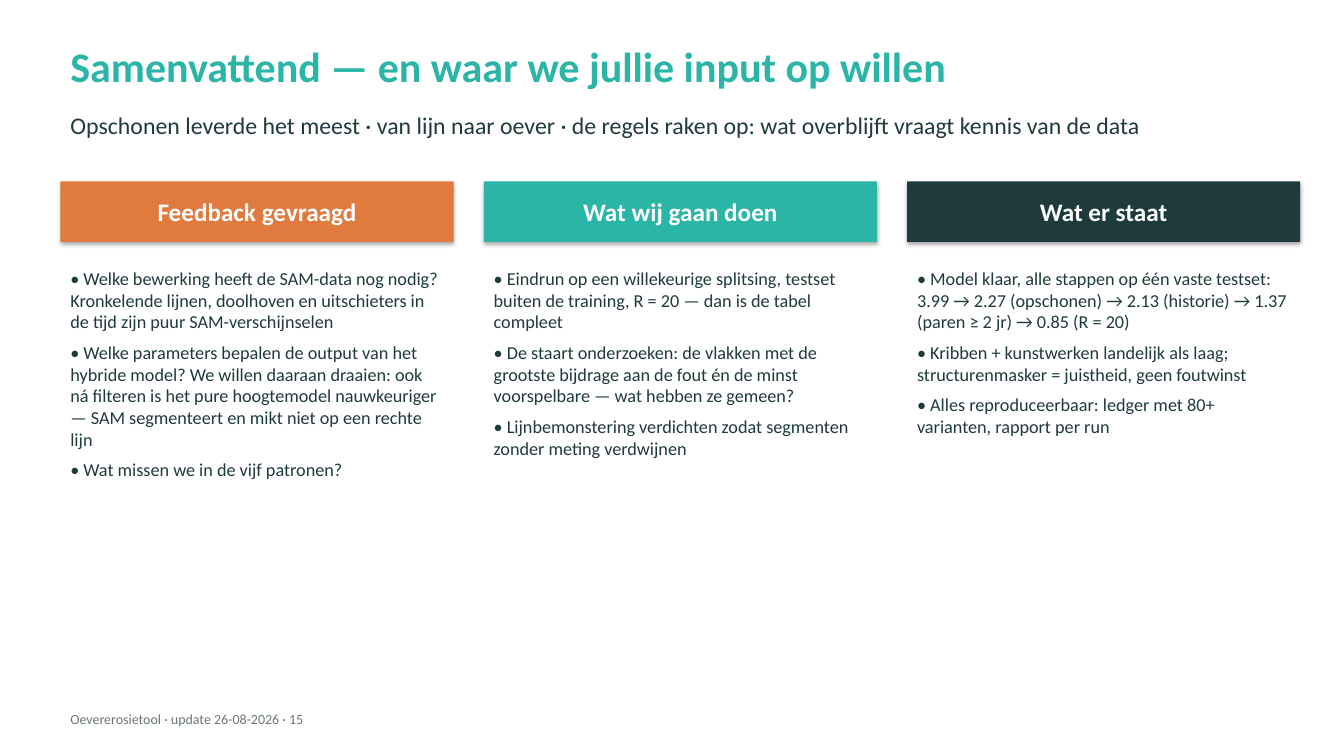
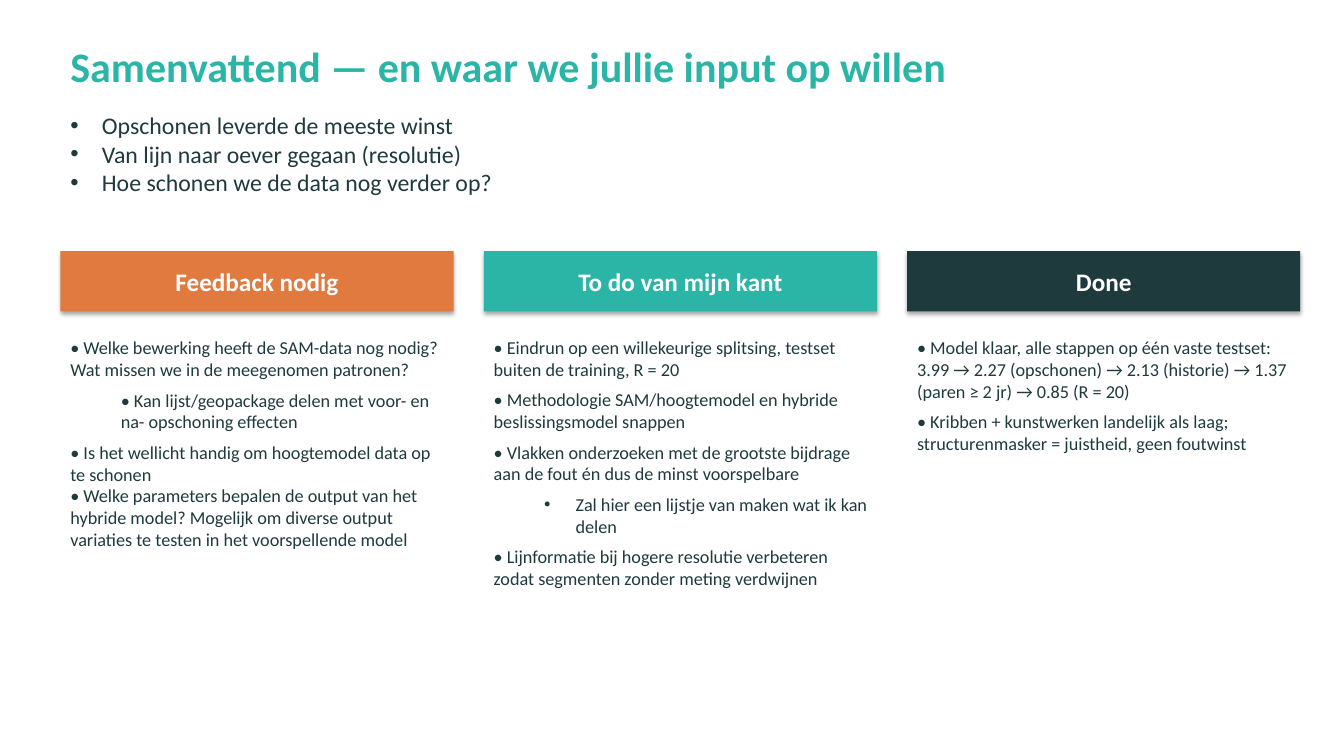
Before and after one commit to HAL24K/wocu-oevererosie, a slide deck: slide 15 of docs/presentations/20260826_update_v2.pptx. Drawn at 1344x756 pixels with LibreOffice and Linux fonts; fonts in the diff are those of the drawing. Boxes give left, top, right and bottom in pixels: in the first picture for what was removed or moved away, otherwise in the second. Text is boxed around its words. In the diff, an @@ line names an element or a change of style, - is before the commit and + after.

```diff
--- a/docs/presentations/20260826_update_v2.pptx
+++ b/docs/presentations/20260826_update_v2.pptx
@@ text at bbox=[102, 117, 491, 195]: text changed @@
-Opschonen leverde het meest · van lijn naar oever · de regels raken op: wat overblijft vraagt kennis van de data
+• Opschonen leverde de meeste winst
+• Van lijn naar oever gegaan (resolutie)
+• Hoe schonen we de data nog verder op?
@@ 3 rectangles: place and size @@
-3 rectangles at bbox=[60, 181, 1301, 242]
+3 rectangles at bbox=[60, 251, 1301, 312]
@@ text in rectangle at bbox=[175, 273, 339, 296]: text changed @@
-Feedback gevraagd
+Feedback nodig
@@ text in rectangle at bbox=[578, 273, 782, 296]: text changed @@
-Wat wij gaan doen
+To do van mijn kant
@@ text in rectangle at bbox=[1076, 274, 1132, 291]: text changed @@
-Wat er staat
+Done
@@ text at bbox=[70, 341, 438, 549]: text changed @@
-• Welke bewerking heeft de SAM-data nog nodig? Kronkelende lijnen, doolhoven en uitschieters in de tijd zijn puur SAM-verschijnselen
-• Welke parameters bepalen de output van het hybride model? We willen daaraan draaien: ook ná filteren is het pure hoogtemodel nauwkeuriger — SAM segmenteert en mikt niet op een rechte lijn
-• Wat missen we in de vijf patronen?
+• Welke bewerking heeft de SAM-data nog nodig? Wat missen we in de meegenomen patronen?
+  • Kan lijst/geopackage delen met voor- en na- opschoning effecten
+• Is het wellicht handig om hoogtemodel data op te schonen
+• Welke parameters bepalen de output van het hybride model? Mogelijk om diverse output variaties te testen in het voorspellende model
@@ text at bbox=[494, 341, 867, 588]: text changed @@
-• Eindrun op een willekeurige splitsing, testset buiten de training, R = 20 — dan is de tabel compleet
-• De staart onderzoeken: de vlakken met de grootste bijdrage aan de fout én de minst voorspelbare — wat hebben ze gemeen?
-• Lijnbemonstering verdichten zodat segmenten zonder meting verdwijnen
+• Eindrun op een willekeurige splitsing, testset buiten de training, R = 20
+• Methodologie SAM/hoogtemodel en hybride beslissingsmodel snappen
+• Vlakken onderzoeken met de grootste bijdrage aan de fout én dus de minst voorspelbare
+  • Zal hier een lijstje van maken wat ik kan delen
+• Lijnformatie bij hogere resolutie verbeteren zodat segmenten zonder meting verdwijnen
@@ text "• Model klaar, alle stappen ...": place and size @@
-text "• Model klaar, alle stappen ..." at bbox=[917, 272, 1286, 436]
+text "• Model klaar, alle stappen ..." at bbox=[917, 341, 1286, 453]
@@ text at bbox=[917, 398, 1215, 436]: paragraph removed @@
-• Alles reproduceerbaar: ledger met 80+ varianten, rapport per run
@@ text removed at bbox=[70, 714, 303, 726] @@
-Oevererosietool · update 26-08-2026 · 15
```
Also in this commit, not shown: 2 other slides changed, 2 other files.
